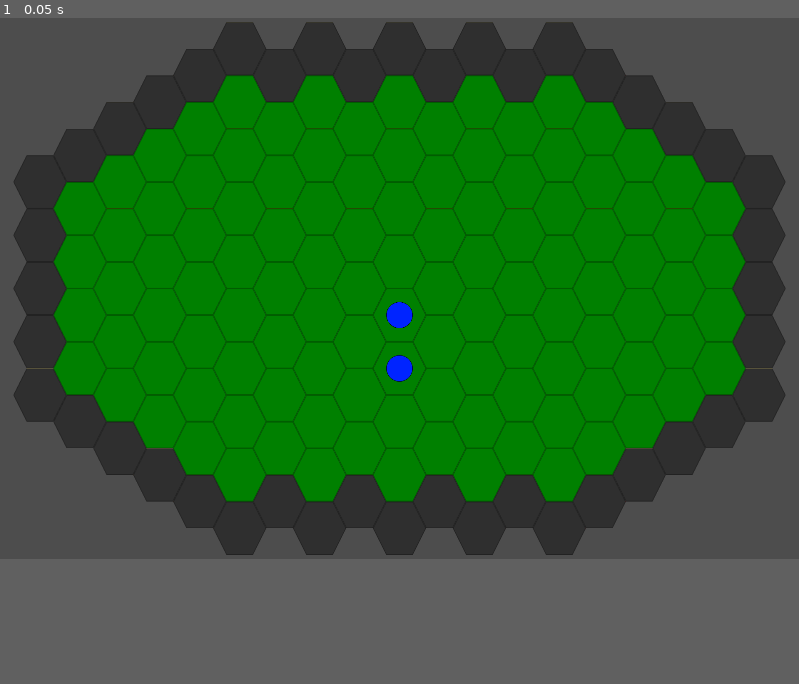
Above: before the commit, frame 1.
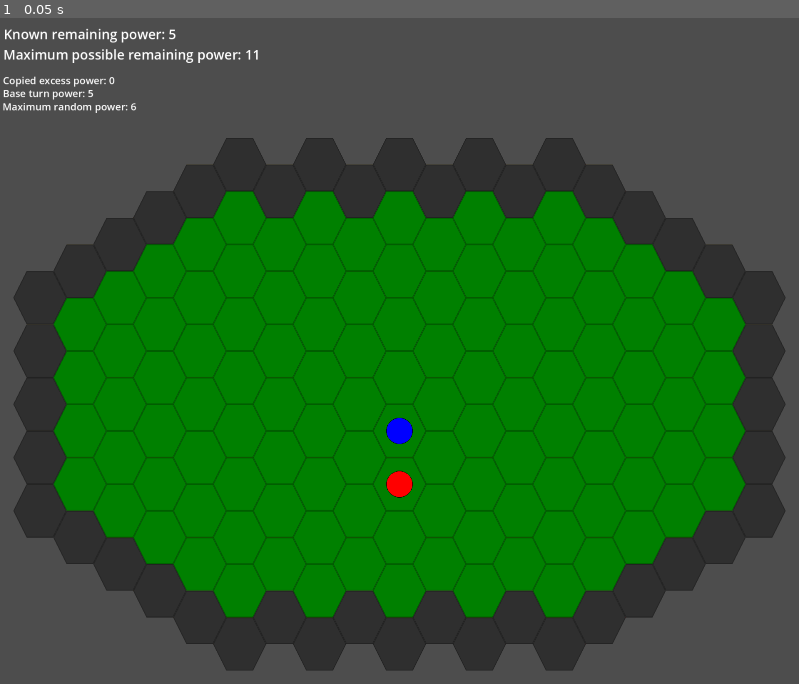
Above: after the commit, the same moment.

Repository: devencire/godot-conduit
Game: Godot game, scene res://scenes/world.tscn
The game is run twice, just before and just after one commit, with the same random seed, the same clock (stepped at 60 frames per second) and the same inputs.
Inputs:
- Up to frame 1 (0.05 s): no input
The window is 799x541 before the commit and 799x666 after it. Grey fills any space a smaller window leaves; there, only what the larger window draws over its background counts as a difference.

The runs differ from the first frame. In frame 1, 51% of the frame differs, in the area x 0-99%, y 0-98%.

Commit message:
add teams + some turn state + labels

Diff:
--- a/project.godot
+++ b/project.godot
@@ -18,7 +18,7 @@
 [display]
 
 window/size/viewport_width=1920
-window/size/viewport_height=1300
+window/size/viewport_height=1600
 
 [editor]
 
--- /dev/null
+++ b/scenes/TurnStateUI.gd
@@ -0,0 +1,13 @@
+extends Node
+
+func _on_turn_state_changed(state: TurnState):
+	$CopiedExcessPower.text = "Copied excess power: %s" % state.copied_excess_power
+	$BaseTurnPower.text = "Base turn power: %s" % state.base_turn_power
+	$MaximumRandomPower.text = "Maximum random power: %s" % Constants.MAX_EXCESS_POWER
+
+	$KnownRemainingPower.text = "Known remaining power: %s" % (
+		state.copied_excess_power + state.base_turn_power - state.power_used
+	)
+	$MaximumRemainingPower.text = "Maximum possible remaining power: %s" % (
+		state.copied_excess_power + state.base_turn_power + Constants.MAX_EXCESS_POWER - state.power_used
+	)
--- /dev/null
+++ b/scenes/turn_state_ui.tscn
@@ -0,0 +1,55 @@
+[gd_scene load_steps=5 format=3 uid="uid://c04vm1q3ssoxd"]
+
+[ext_resource type="Script" path="res://scenes/TurnStateUI.gd" id="1_nrhjs"]
+
+[sub_resource type="LabelSettings" id="LabelSettings_rs8d1"]
+font_size = 24
+
+[sub_resource type="LabelSettings" id="LabelSettings_ajpyq"]
+font_size = 24
+
+[sub_resource type="LabelSettings" id="LabelSettings_17700"]
+font_size = 32
+
+[node name="TurnStateUI" type="Node2D"]
+script = ExtResource("1_nrhjs")
+
+[node name="CopiedExcessPower" type="Label" parent="."]
+offset_left = 8.0
+offset_top = 133.0
+offset_right = 372.0
+offset_bottom = 178.0
+text = "Copied excess power: {}"
+label_settings = SubResource("LabelSettings_rs8d1")
+
+[node name="BaseTurnPower" type="Label" parent="."]
+offset_left = 8.0
+offset_top = 164.0
+offset_right = 372.0
+offset_bottom = 209.0
+text = "Base turn power: {}"
+label_settings = SubResource("LabelSettings_ajpyq")
+
+[node name="MaximumRandomPower" type="Label" parent="."]
+offset_left = 7.0
+offset_top = 196.0
+offset_right = 371.0
+offset_bottom = 241.0
+text = "Maximum random power: {}"
+label_settings = SubResource("LabelSettings_ajpyq")
+
+[node name="KnownRemainingPower" type="Label" parent="."]
+offset_left = 10.0
+offset_top = 16.0
+offset_right = 374.0
+offset_bottom = 61.0
+text = "Known remaining power: {}"
+label_settings = SubResource("LabelSettings_17700")
+
+[node name="MaximumRemainingPower" type="Label" parent="."]
+offset_left = 9.0
+offset_top = 65.0
+offset_right = 428.0
+offset_bottom = 110.0
+text = "Maximum remaining power: {}"
+label_settings = SubResource("LabelSettings_17700")
--- a/scenes/world.tscn
+++ b/scenes/world.tscn
@@ -1,10 +1,12 @@
-[gd_scene load_steps=8 format=3 uid="uid://d1t087k7mdxvb"]
+[gd_scene load_steps=10 format=3 uid="uid://d1t087k7mdxvb"]
 
 [ext_resource type="Script" path="res://world.gd" id="1_4avd2"]
 [ext_resource type="Texture2D" uid="uid://bu0j2ljbdu4jy" path="res://assets/kam_hero_tiles_2px_outline.png" id="1_7kdkn"]
+[ext_resource type="Script" path="res://scripts/TurnState.gd" id="2_7l4uc"]
 [ext_resource type="Script" path="res://scripts/ArenaTileMap.gd" id="3_rf75t"]
 [ext_resource type="PackedScene" uid="uid://d1g51gpcf38kc" path="res://scenes/player.tscn" id="4_w5wpr"]
 [ext_resource type="PackedScene" uid="uid://dvuatsyki3ehj" path="res://scenes/selection.tscn" id="5_0ab0n"]
+[ext_resource type="PackedScene" uid="uid://c04vm1q3ssoxd" path="res://scenes/turn_state_ui.tscn" id="7_p4op4"]
 
 [sub_resource type="TileSetAtlasSource" id="TileSetAtlasSource_s34qc"]
 texture = ExtResource("1_7kdkn")
@@ -30,6 +32,9 @@
 [node name="World" type="Node2D"]
 script = ExtResource("1_4avd2")
 
+[node name="TurnState" type="Node" parent="."]
+script = ExtResource("2_7l4uc")
+
 [node name="ArenaTileMap" type="TileMap" parent="."]
 unique_name_in_owner = true
 tile_set = SubResource("TileSet_ce3eq")
@@ -48,8 +53,14 @@
 [node name="Player1" parent="ArenaTileMap/Players" instance=ExtResource("4_w5wpr")]
 
 [node name="Player2" parent="ArenaTileMap/Players" instance=ExtResource("4_w5wpr")]
+team = 1
 tile_position = Vector2i(1, 1)
 
 [node name="Camera" type="Camera2D" parent="."]
 unique_name_in_owner = true
-position = Vector2(64, 2.08165e-12)
+position = Vector2(64, -128)
+
+[node name="TurnStateUI" parent="Camera" instance=ExtResource("7_p4op4")]
+position = Vector2(-961, -800)
+
+[connection signal="changed" from="TurnState" to="Camera/TurnStateUI" method="_on_turn_state_changed"]
--- a/scripts/ArenaTileMap.gd
+++ b/scripts/ArenaTileMap.gd
@@ -65,7 +65,6 @@
 
 	var players := find_children("*", "Player")
 	for player in players:
-		if player is Player:
-			var astar_id := _cell_to_astar_id(player.tile_position)
-			astar.set_point_disabled(astar_id, true)
-			disabled_point_ids.append(astar_id)
+		var astar_id := _cell_to_astar_id((player as Player).tile_position)
+		astar.set_point_disabled(astar_id, true)
+		disabled_point_ids.append(astar_id)
--- /dev/null
+++ b/scripts/Constants.gd
@@ -0,0 +1,8 @@
+class_name Constants
+
+enum Team {ONE, TWO}
+
+const CONTROLLED_TEAM := Team.ONE
+
+const BASE_TURN_POWER := 5
+const MAX_EXCESS_POWER := 6
--- a/scripts/Player.gd
+++ b/scripts/Player.gd
@@ -1,6 +1,8 @@
 class_name Player
 
 extends Node
+
+@export var team: Constants.Team
 
 var arena_tilemap: ArenaTileMap
 @onready var sprite: AnimatedSprite2D = $Sprite
@@ -13,8 +15,12 @@
 		if arena_tilemap:
 			arena_tilemap.update_obstacles()
 
+func _ready():
+	if team == Constants.Team.ONE:
+		$Sprite.modulate = '#0000ff'
+	else:
+		$Sprite.modulate = '#ff0000'
 
-func _ready():
 	arena_tilemap = find_parent('ArenaTileMap')
 	move_sprite_to_tile_position()
 
--- a/scripts/Selection.gd
+++ b/scripts/Selection.gd
@@ -36,7 +36,7 @@
 		var players := get_tree().get_nodes_in_group('players')
 		for player in players:
 			if player is Player:
-				if player.tile_position == clicked_cell:
+				if player.team == Constants.CONTROLLED_TEAM and player.tile_position == clicked_cell:
 					select_player(player)
 					return
 
--- /dev/null
+++ b/scripts/TurnState.gd
@@ -0,0 +1,31 @@
+class_name TurnState
+
+extends Node
+
+signal changed(state: TurnState)
+
+@export var active_team: Constants.Team
+
+@export var power_used: int = 0
+@export var total_available_power: int
+@export var copied_excess_power: int
+@export var base_turn_power: int
+
+func _ready():
+	start_turn(Constants.Team.ONE)
+
+func start_turn(team: Constants.Team) -> void:
+	active_team = team
+
+	# A team's available power for a turn is
+	# the excess power their opponent used last turn
+	var excess_power_used := power_used - copied_excess_power - base_turn_power
+	copied_excess_power = excess_power_used
+	# + a base, known amount of power
+	base_turn_power = Constants.BASE_TURN_POWER # maybe this should increase each turn?
+	# + a secret random amount of excess power (not shown on the UI)
+	var secret_available_excess_power := randi_range(0, Constants.MAX_EXCESS_POWER)
+
+	total_available_power = copied_excess_power + base_turn_power + secret_available_excess_power
+
+	changed.emit(self)
Binary file changed: assets/player.png
